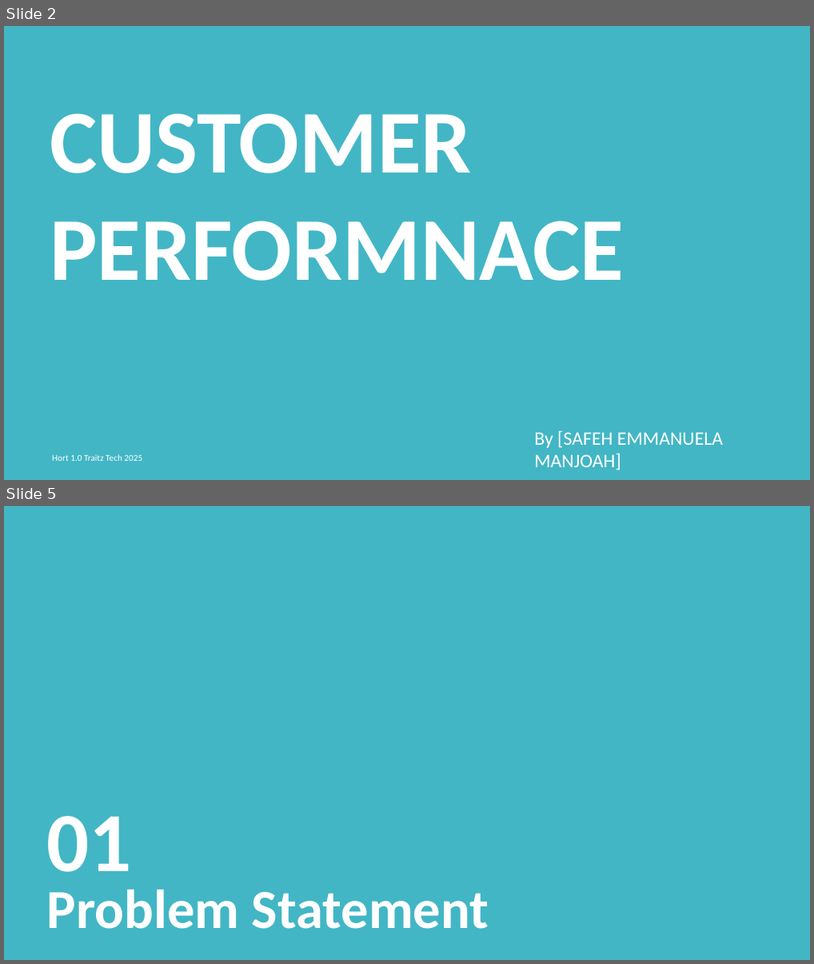
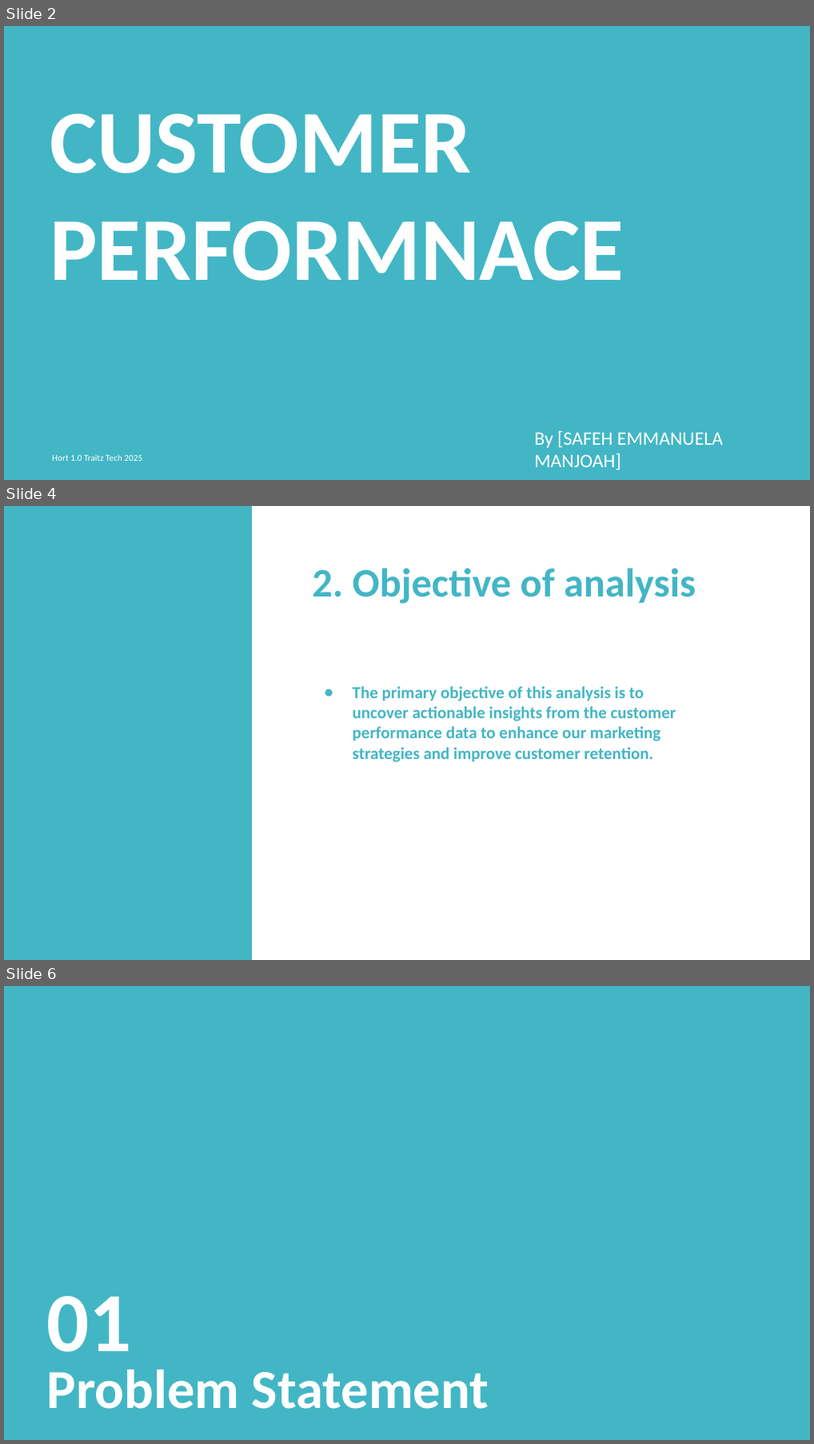
Before and after one commit to SafehEmmanuela/Final-Project, a slide deck: Traitz Tech Internship Project Presentation Template[1].pptx. Shown one above the other, each under a label of ours: slides 2 and 5 before the commit, slides 2, 4 and 6 after it; the slides between them are not shown. The pictures are 814x964 and 814x1444 pixels, drawn with LibreOffice and Linux fonts; fonts in the diff are those of the drawing. Boxes give left, top, right and bottom in pixels: in the first picture for what was removed or moved away, otherwise in the second. Text is boxed around its words. In the diff, an @@ line names an element or a change of style, - is before the commit and + after.

```diff
--- a/Traitz Tech Internship Project Presentation Template[1].pptx
+++ b/Traitz Tech Internship Project Presentation Template[1].pptx
@@ slide 4 added at (x1=4, y1=506, x2=810, y2=960), background #FFFFFF @@
@@ rectangle added at (x1=4, y1=506, x2=252, y2=959), fill #42B6C5 @@
@@ text added at (x1=312, y1=568, x2=696, y2=604), 36 pt, text #42B6C5, bold @@
+2. Objective of analysis
@@ text added at (x1=353, y1=686, x2=677, y2=762), 15 pt, text #42B6C5, bold @@
+● The primary objective of this analysis is to uncover actionable insights from the customer performance data to enhance our marketing strategies and improve customer retention.
@@ what was slide 5 is now slide 6 @@
```
Also in this commit, not shown: 2 other slides added, 2 slides removed, 1 other file.
